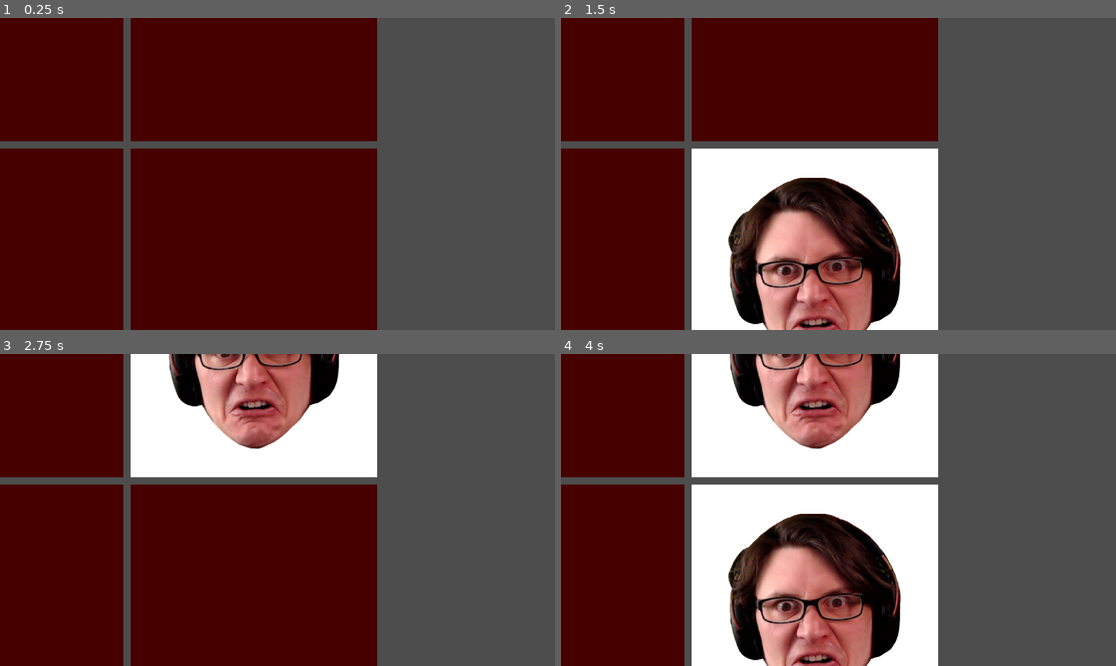
Above: before the commit, frames 1-4 (two rows, left to right).
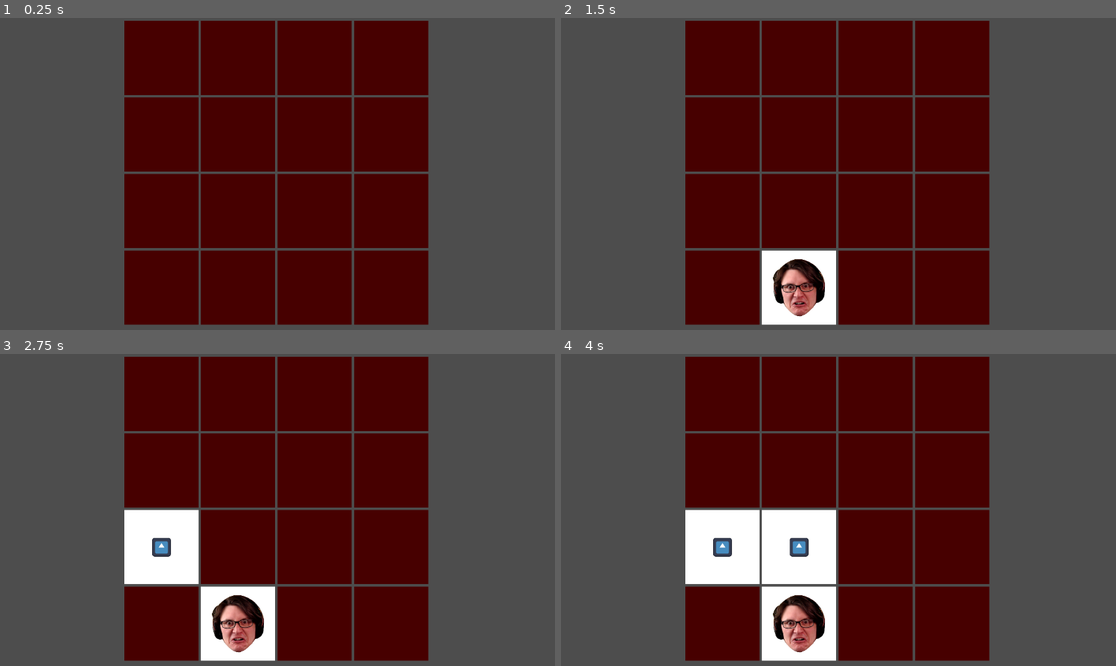
Above: after the commit, the same moments.

Repository: Visssarion/Memory-Card-Game
Game: Godot game, scene res://nodes/scenes/test_dev.tscn
Same seed, same stepped clock (60 frames per second), same inputs: the game is played once before the commit and once after it. Before the commit the project has no main scene; this scene is started directly in both runs. The engine's default icon, where the game draws it, is replaced by a stand-in: a white triangle on a blue panel in a dark square.
Inputs (mouse positions are in pixels of both pictures, inside the frame that each line leads up to):
- Up to frame 1 (0.25 s): no input
- Up to frame 2 (1.5 s): tap Enter at 0.5 s; move the mouse to (816, 270) at 0.52 s; click (816, 270) at 0.67 s; move the mouse to (727, 189) at 1.27 s; click (727, 189) at 1.42 s
- Up to frame 3 (2.75 s): move the mouse to (333, 441) at 2.02 s; click (333, 441) at 2.17 s
- Up to frame 4 (4 s): move the mouse to (810, 572) at 2.77 s; click (810, 572) at 2.92 s; move the mouse to (1005, 556) at 3.52 s; click (1005, 556) at 3.67 s

The runs differ from the first frame. In frame 1, 36% of the frame differs, in the area x 0-78%, y 0-100%; in frame 2, 59%; in frame 3, 59%; in frame 4, 73%.

Commit message:
ADD: Gamephases

Diff:
--- a/nodes/scenes/test_dev.tscn
+++ b/nodes/scenes/test_dev.tscn
@@ -1,13 +1,17 @@
-[gd_scene load_steps=5 format=3 uid="uid://ci84s7tkqnanl"]
+[gd_scene load_steps=6 format=3 uid="uid://ci84s7tkqnanl"]
 
 [ext_resource type="Script" path="res://scripts/core/game.gd" id="1_2w54b"]
 [ext_resource type="Resource" uid="uid://caq83f53fk0m8" path="res://cards/resources/thor_card.tres" id="2_gaj7e"]
 [ext_resource type="Resource" uid="uid://ijotqkraxihe" path="res://cards/resources/test_card.tres" id="3_s3or7"]
-[ext_resource type="PackedScene" uid="uid://rrsa13r387jk" path="res://notes/objects/card.tscn" id="4_7br44"]
+[ext_resource type="PackedScene" uid="uid://dutrwwhtuyb38" path="res://nodes/objects/card.tscn" id="4_7br44"]
+[ext_resource type="PackedScene" uid="uid://c4pvs8d3svkwb" path="res://nodes/objects/game_camera_2d.tscn" id="5_f0b11"]
 
 [node name="test_dev" type="Node2D"]
 
 [node name="GAMECORE" type="Node2D" parent="."]
 script = ExtResource("1_2w54b")
-card_theme = Array[Resource("res://scripts/classes/card_data.gd")]([ExtResource("2_gaj7e"), ExtResource("3_s3or7")])
+rows = 4
 card_prefeb = ExtResource("4_7br44")
+card_theme = Array[Resource("res://scripts/classes/card_data.gd")]([ExtResource("2_gaj7e"), ExtResource("3_s3or7"), ExtResource("3_s3or7"), ExtResource("3_s3or7"), ExtResource("2_gaj7e"), ExtResource("2_gaj7e"), ExtResource("2_gaj7e"), ExtResource("3_s3or7")])
+
+[node name="GameCamera2D" parent="GAMECORE" instance=ExtResource("5_f0b11")]
--- a/project.godot
+++ b/project.godot
@@ -11,7 +11,7 @@
 [application]
 
 config/name="Memory Card Game"
-run/main_scene="res://notes/scenes/test_dev.tscn"
+run/main_scene="res://nodes/scenes/test_dev.tscn"
 config/features=PackedStringArray("4.1", "GL Compatibility")
 config/icon="res://icon.svg"
 
--- a/scripts/classes/card.gd
+++ b/scripts/classes/card.gd
@@ -5,6 +5,22 @@
 signal clicked(card : Card)
 
 var card_data: CardData
+var opened = false:
+	set(new_value):
+		if opened != new_value:
+			opened = new_value
+			if opened:
+				_open_card()
+			else:
+				_close_card()
+	get:
+		return opened
+
+func _open_card():
+	$AnimationPlayer.play("card_open")
+
+func _close_card():
+	$AnimationPlayer.play("card_close")
 
 ## Recieves a signal if mouse interacts with a card.
 ## Used to check if card was clicked
@@ -17,28 +33,19 @@
 	# other possible event type here: InputEventMouseMotion
 	# can be used to track position of the mouse inside the card
 
-func update_face():
-	$Image.texture = card_data.image;
-
 ## Activates when mouse button is pressed
 func _on_click():
 	pass
 
-var opened = false
-
 ## Activates when mouse button is released (if still on card)
 func _on_click_confirm():
 	clicked.emit(self)
-	if opened:
-		$AnimationPlayer.play("card_close")
-	else:
-		$AnimationPlayer.play("card_open")
-	opened = !opened
-
-
 
 func _on_area_2d_mouse_entered():
 	pass
 
 func _on_area_2d_mouse_exited():
 	pass
+
+func update_face():
+	$Image.texture = card_data.image;
--- a/scripts/core/game.gd
+++ b/scripts/core/game.gd
@@ -1,20 +1,50 @@
+##
 extends Node
 
 @export_group("Board Settings")
 @export_range(2, 16, 2) var rows: int = 2  # Dynamically set the amount of cards on the board
-@export var card_theme: Array[CardData]  # Holds card data such as image and name
 @export var card_prefeb: PackedScene  # Holds Card prefab
 
-enum gamestates {PICK_A, PICK_B, RESULT}  # Available gamestates
-var gamestate: gamestates  # Current state of the gameloop
+@export_group("Card Settings")
+@export var card_theme: Array[CardData]  # Holds card data such as image and name
+@export var pixelsize: int = 512  # Holds pixel size of each card art
+@export var gridsize: int = 15  # Pixel distant within the grid between cards
+
+enum gamephases {PICK_A, PICK_B, RESULT}  # Available gamestates
+var gamephase: gamephases = gamephases.PICK_A  # Current state of the gameloop
 
 var cards_on_board: Array[Card]  # Private var which holds current cards on the board
 var selected_card_a: Card  # Player selected first choice
 var selected_card_b: Card  # Player selected second choice
 
+# Here we determine the winner of each result phase
+func determine_win():
+	if selected_card_a.card_data.name != selected_card_b.card_data.name:
+		selected_card_a.opened = false  # Close cards incase of invalid match
+		selected_card_b.opened = false  # Close cards incase of invalid match
+	else:
+		print('WINNER')
+		# Destroy cards? TODO
+
+# Method which executes after card has been clicked
 func on_click(card):
-	print("YOMAMAMAWASHERE")
-	print(card)
+	# Cancel click if card is already open, we don't want to progress the gamephase
+	if card.opened: return
+
+	# Check current gamestate
+	if (gamephase == gamephases.PICK_A):
+		gamephase = gamephases.PICK_B  # Change current gamestate to the next one
+		card.opened = true
+		print("YOMAMAMAWASHERE")
+	# Check current gamestate
+	elif (gamephase == gamephases.PICK_B):
+		gamephase = gamephases.RESULT  # Change current gamestate to the next one
+		card.opened = true
+		print("YODADDYWASHERE")
+	# Check current gamestate
+	elif (gamephase == gamephases.RESULT):  # Change current gamestate to the next one
+		gamephase = gamephases.PICK_A
+		print(card)
 
 func _ready():
 	## Duplicate cards
@@ -27,13 +57,18 @@
 		cards_on_board.append(instance)  # place card on the board
 
 	# Position cards, obtain starting position
-	const starting_pos: Vector2 = Vector2(0, 0)
-	for row in range(rows):  # iterate over imaginary rows
+	var spawn_offset: int = rows / 2 * (pixelsize + gridsize) * -1 + pixelsize / 2
+	var starting_pos: Vector2 = Vector2(spawn_offset, spawn_offset)
+	for row in range(rows):  # iterate over over rows
 		for col in range(rows):  # Iterate over imaginary cols
 			var card_index = row*rows+col  # Determine current Array index
 			var card = cards_on_board[card_index]  # Obtain card from the current board
 			card.card_data = card_theme[card_index]  # Set the card_date for the card
-			card.position = Vector2((512+15)*row, (512+15)*col)  # Set position of the card
+			card.position = Vector2((pixelsize+gridsize)*row, (pixelsize+gridsize)*col) + starting_pos # Set position of the card
 			card.update_face()  # Update the face of the card
 			card.clicked.connect(on_click)  # Execute card click
 			add_child(card)  # Spawn the card in the world
+			print(card.position)
+
+	# Attach camera
+	$GameCamera2D.update_scale(rows, pixelsize, gridsize)
Not shown: 1 places in nodes/objects/card.tscn that only renumber resources
